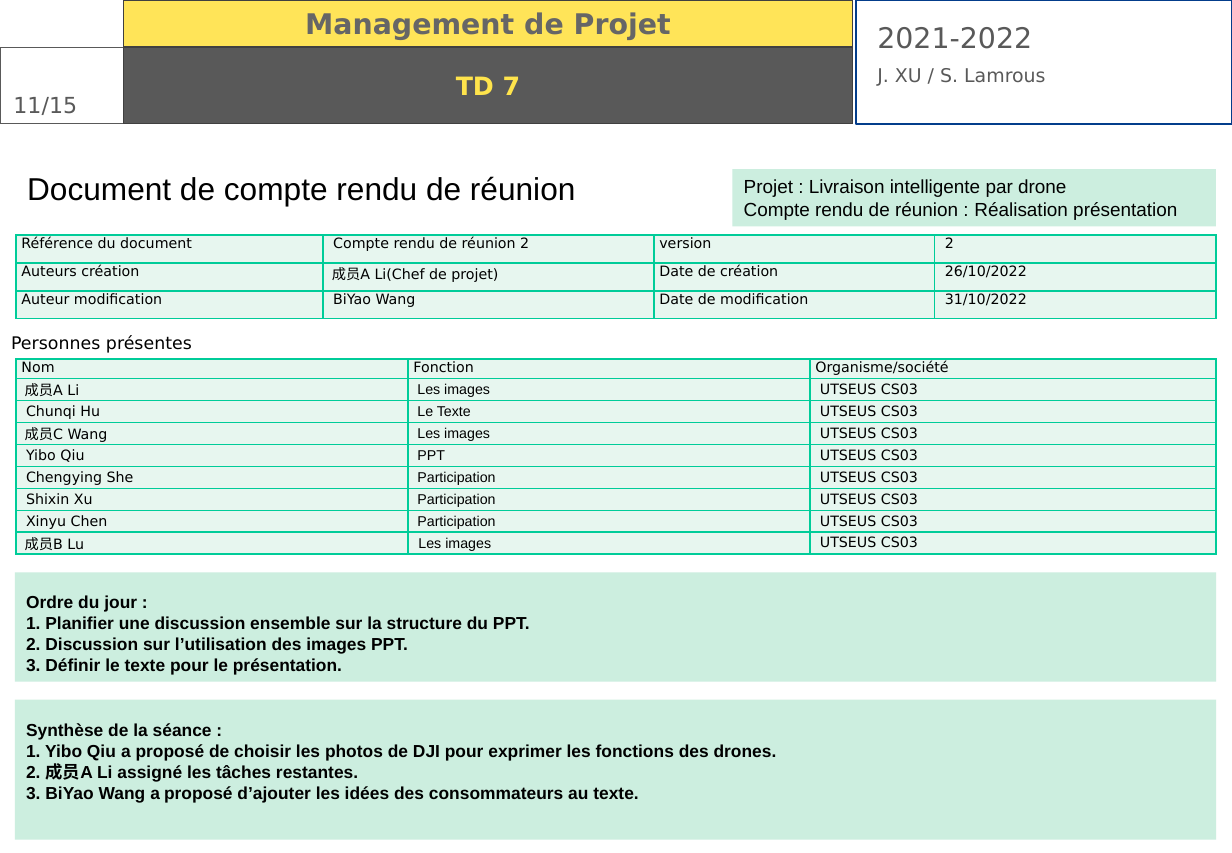
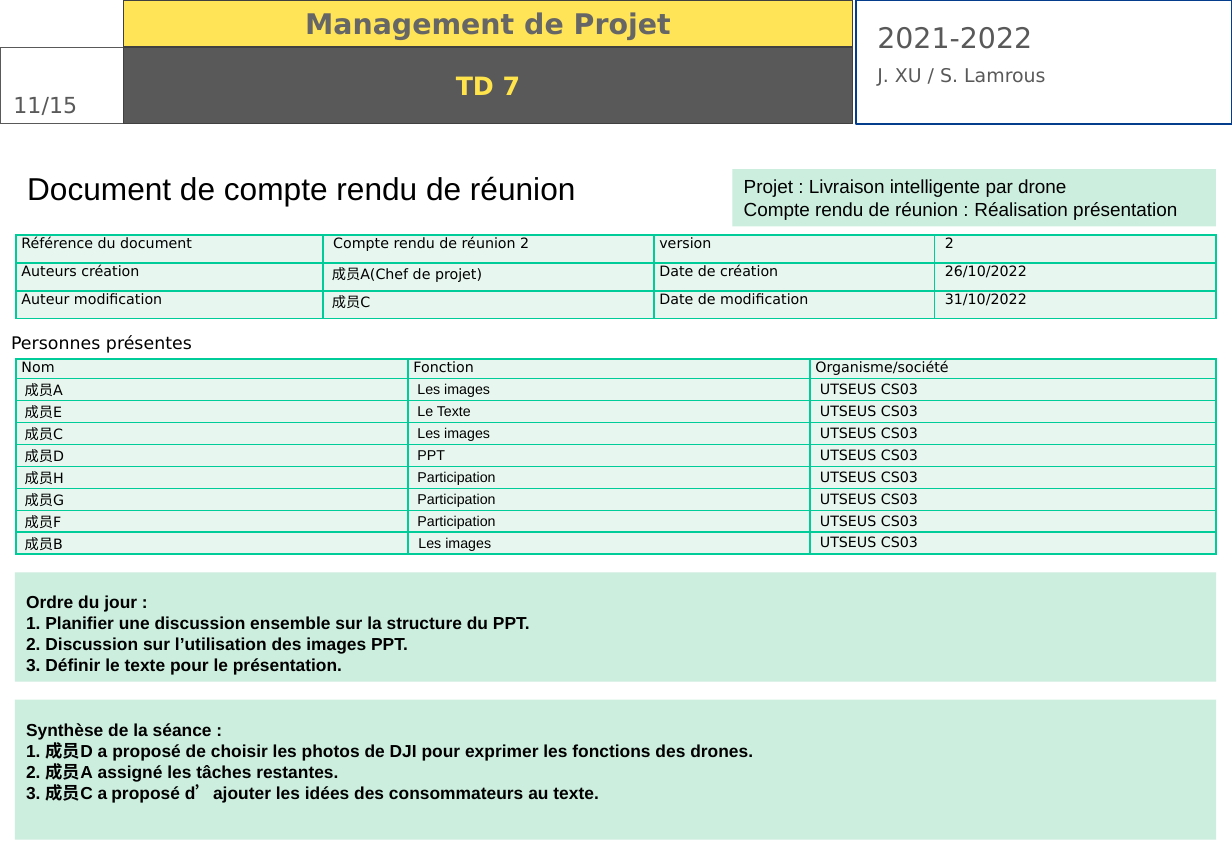
Before and after one commit to yicongl1/Drone-Delivery-2022, a slide deck: slide 11 of 05_项目管理课程/小组作业/group/PPT-沟通管理.pptx. Drawn at 1232x853 pixels with LibreOffice and Linux fonts; fonts in the diff are those of the drawing; background and template pictures are left out. Boxes give left, top, right and bottom in pixels: in the first picture for what was removed or moved away, otherwise in the second. Text is boxed around its words. In the diff, an @@ line names an element or a change of style, - is before the commit and + after.

Commit message:
匿名化：姓名替换为成员A-成员J，内嵌作者字段统一为 group
- 答辩 PPT、3 份小组 PPT、4 份操作手册、讲稿正文
- 补上拼音变体与拼接写法（LiYicong / Yibo Qiu / SheChengying 等）
- 补充重命名后的文档与清理报告

```diff
--- a/05_项目管理课程/小组作业/group/PPT-沟通管理.pptx
+++ b/05_项目管理课程/小组作业/group/PPT-沟通管理.pptx
@@ table at (x1=16, y1=235, x2=1216, y2=320) @@
-row 2, column 2: 成员A Li(Chef de projet)
+row 2, column 2: 成员A(Chef de projet)
-row 3, column 2: BiYao Wang
+row 3, column 2: 成员C
@@ table at (x1=16, y1=359, x2=1216, y2=558) @@
-row 2, column 1: 成员A Li
+row 2, column 1: 成员A
-row 3, column 1: Chunqi Hu
+row 3, column 1: 成员E
-row 4, column 1: 成员C Wang
+row 4, column 1: 成员C
-row 5, column 1: Yibo Qiu
+row 5, column 1: 成员D
-row 6, column 1: Chengying She
+row 6, column 1: 成员H
-row 7, column 1: Shixin Xu
+row 7, column 1: 成员G
-row 8, column 1: Xinyu Chen
+row 8, column 1: 成员F
-row 9, column 1: 成员B Lu
+row 9, column 1: 成员B
@@ text in rectangle at (x1=26, y1=742, x2=753, y2=802): text changed @@
-1. Yibo Qiu a proposé de choisir les photos de DJI pour exprimer les fonctions des drones.
-2. 成员A Li assigné les tâches restantes.
-3. BiYao Wang a proposé d’ajouter les idées des consommateurs au texte.
+1. 成员D a proposé de choisir les photos de DJI pour exprimer les fonctions des drones.
+2. 成员A assigné les tâches restantes.
+3. 成员C a proposé d’ajouter les idées des consommateurs au texte.
```
Also in this commit, not shown: 2 other slides changed, 4 other files.
